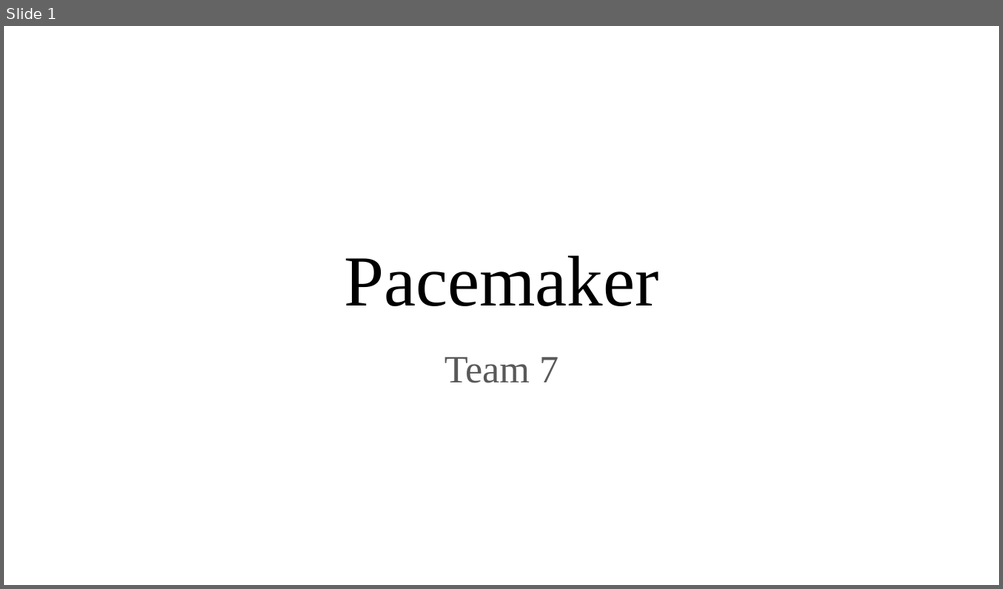
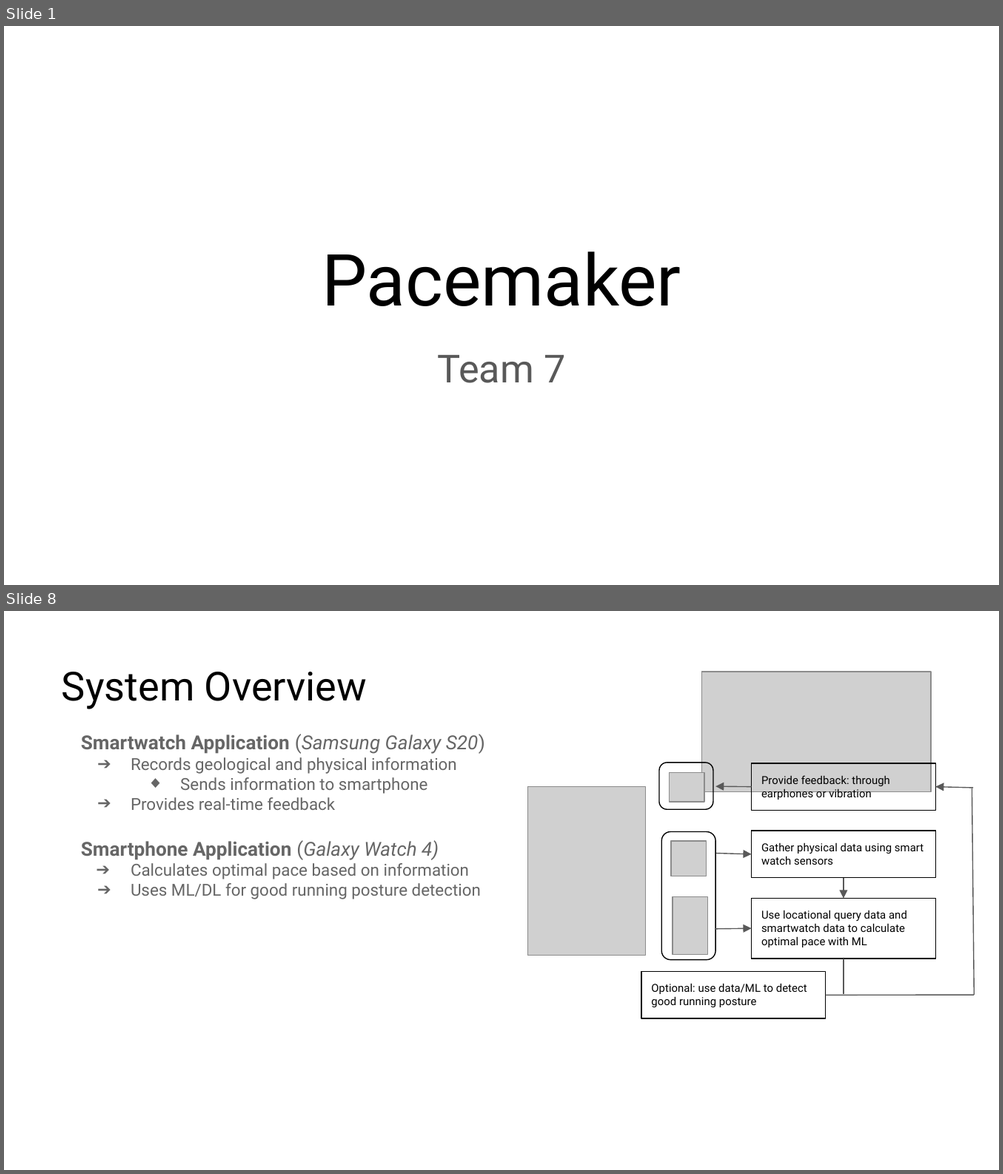
Before and after one commit to crazyboy9103/2021_2_MCA_team7, a slide deck: Project Proposal.pptx. Shown one above the other, each under a label of ours: slide 1 before the commit, slides 1 and 8 after it; the slides between them are not shown. The pictures are 1003x589 and 1003x1174 pixels, drawn with LibreOffice and Linux fonts; fonts in the diff are those of the drawing; grey boxes stand for pictures. Boxes give left, top, right and bottom in pixels: in the first picture for what was removed or moved away, otherwise in the second. Text is boxed around its words. In the diff, an @@ line names an element or a change of style, - is before the commit and + after.

```diff
--- a/Project Proposal.pptx
+++ b/Project Proposal.pptx
@@ slide 8 added at bbox=[4, 611, 999, 1170], background #FFFFFF @@
@@ text added at bbox=[62, 672, 367, 709], 29 pt, text #000000 @@
+System Overview
@@ picture added at bbox=[701, 672, 930, 792] @@
@@ text added at bbox=[81, 734, 485, 900], 12 pt, text #666666 @@
+Smartwatch Application (Samsung Galaxy S20)
+➔ Records geological and physical information
+  ◆ Sends information to smartphone
+➔ Provides real-time feedback
+Smartphone Application (Galaxy Watch 4)
+➔ Calculates optimal pace based on information
+➔ Uses ML/DL for good running posture detection
@@ rounded rectangle added at bbox=[660, 762, 713, 809], outline #000000 0.75 pt @@
@@ rectangle added at bbox=[751, 763, 935, 810], outline #000000 0.75 pt, 8 pt, text #000000 @@
+Provide feedback: through earphones or vibration
@@ picture added at bbox=[527, 787, 646, 955] @@
@@ picture added at bbox=[669, 773, 704, 802] @@
@@ arrow added from (751, 787) to (715, 786), #595959 0.75 pt @@
@@ arrow added from (973, 788) to (935, 787), #595959 0.75 pt @@
@@ line added from (973, 995) to (972, 788), #595959 0.75 pt @@
@@ rounded rectangle added at bbox=[661, 832, 715, 960], outline #000000 0.75 pt @@
@@ rectangle added at bbox=[751, 831, 935, 877], outline #000000 0.75 pt, 8 pt, text #000000 @@
+Gather physical data using smart watch sensors
@@ picture added at bbox=[670, 840, 706, 876] @@
@@ arrow added from (716, 854) to (751, 854), #595959 0.75 pt @@
@@ picture added at bbox=[672, 897, 707, 955] @@
@@ rectangle added at bbox=[751, 898, 935, 959], outline #000000 0.75 pt, 8 pt, text #000000 @@
+Use locational query data and smartwatch data to calculate optimal pace with ML
@@ arrow added from (843, 877) to (843, 898), #595959 0.75 pt @@
@@ arrow added from (715, 929) to (751, 928), #595959 0.75 pt @@
@@ line added from (843, 959) to (843, 994), #595959 0.75 pt @@
@@ rectangle added at bbox=[642, 972, 825, 1019], outline #000000 0.75 pt, 8 pt, text #000000 @@
+Optional: use data/ML to detect good running posture
@@ line added from (825, 995) to (973, 995), #595959 0.75 pt @@
@@ slide 1 changed as well @@
@@ title "Pacemaker" at bbox=[321, 252, 681, 306]: font Times New Roman to Roboto @@
@@ subtitle "Team 7" at bbox=[438, 355, 565, 383]: font Times New Roman to Roboto @@
```
Also in this commit, not shown: 4 other slides changed, 12 other slides added, 3 slides removed, 1 other file.
